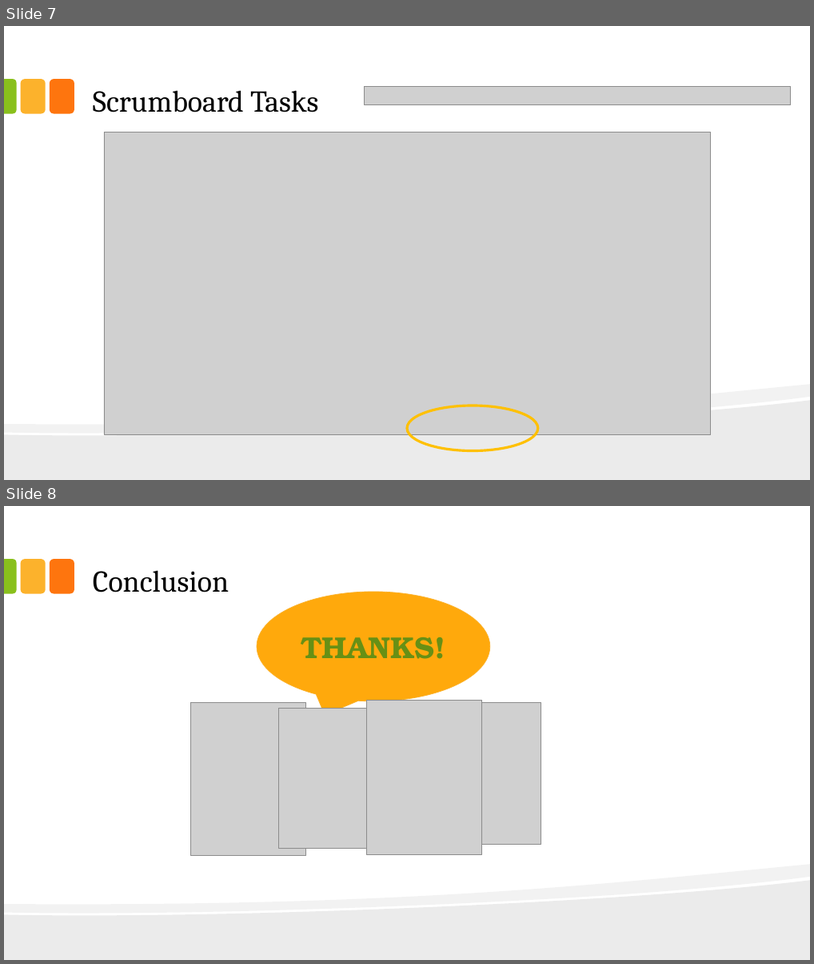
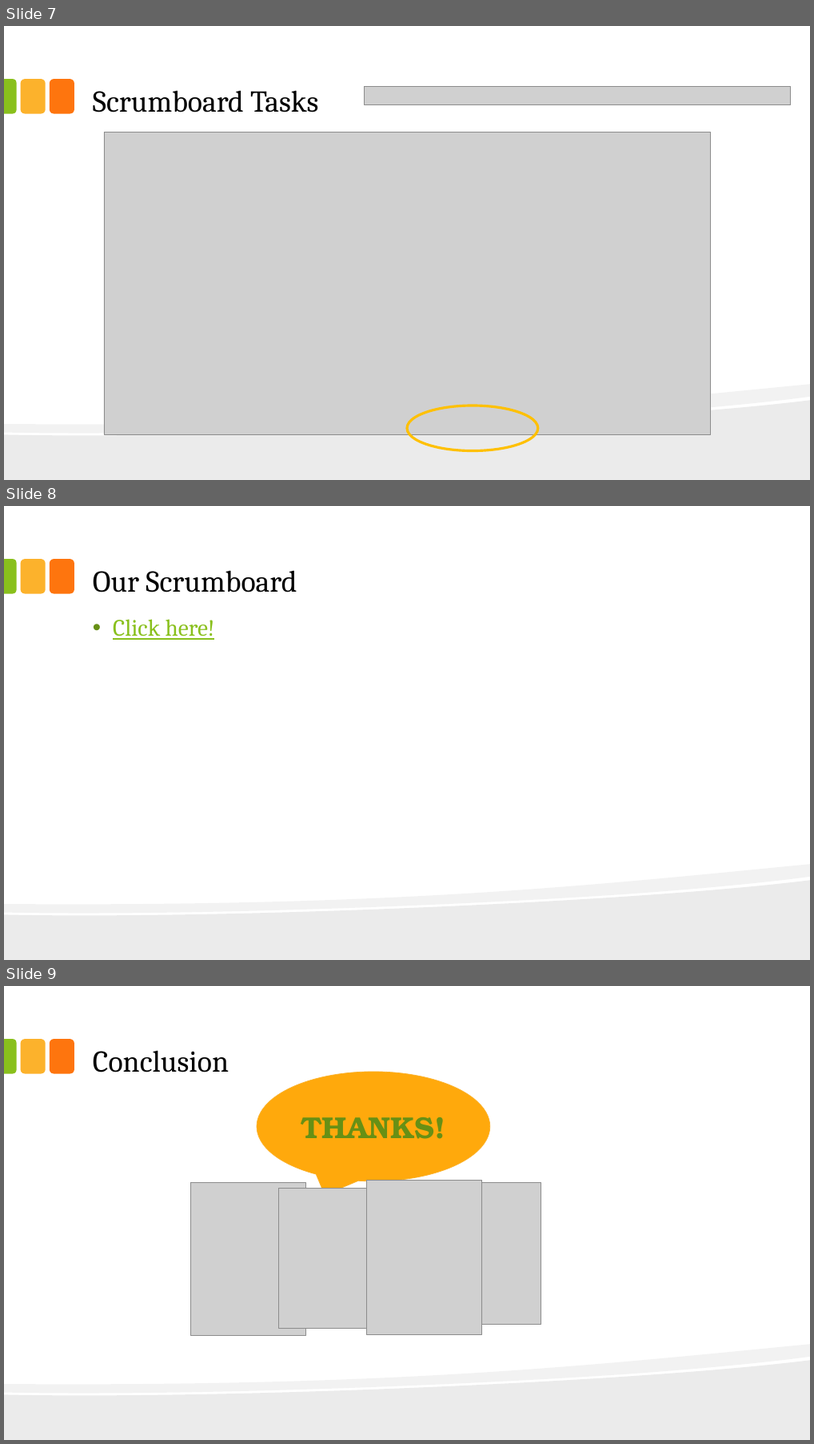
Before and after one commit to pclundaahl/grocerybuddy, a slide deck: Team Docs/Planning Presentation.pptx. Shown one above the other, each under a label of ours: slides 7 and 8 before the commit, slides 7, 8 and 9 after it. The pictures are 814x964 and 814x1444 pixels, drawn with LibreOffice and Linux fonts; fonts in the diff are those of the drawing; grey boxes stand for pictures. Boxes give left, top, right and bottom in pixels: in the first picture for what was removed or moved away, otherwise in the second. Text is boxed around its words. In the diff, an @@ line names an element or a change of style, - is before the commit and + after.

Commit message:
edited PPT

```diff
--- a/Team Docs/Planning Presentation.pptx
+++ b/Team Docs/Planning Presentation.pptx
@@ slide 8 added at <box>4,506,810,960</box>, background #FFFFFF; not listed: 5 template elements that a slide beside it also shows @@
@@ title added at <box>93,570,297,592</box>, 36 pt, text #000000 @@
+Our Scrumboard
@@ text added at <box>113,619,215,640</box>, 28 pt, text #89C01C, underline @@
+• Click here!
@@ what was slide 8 is now slide 9 @@
```
